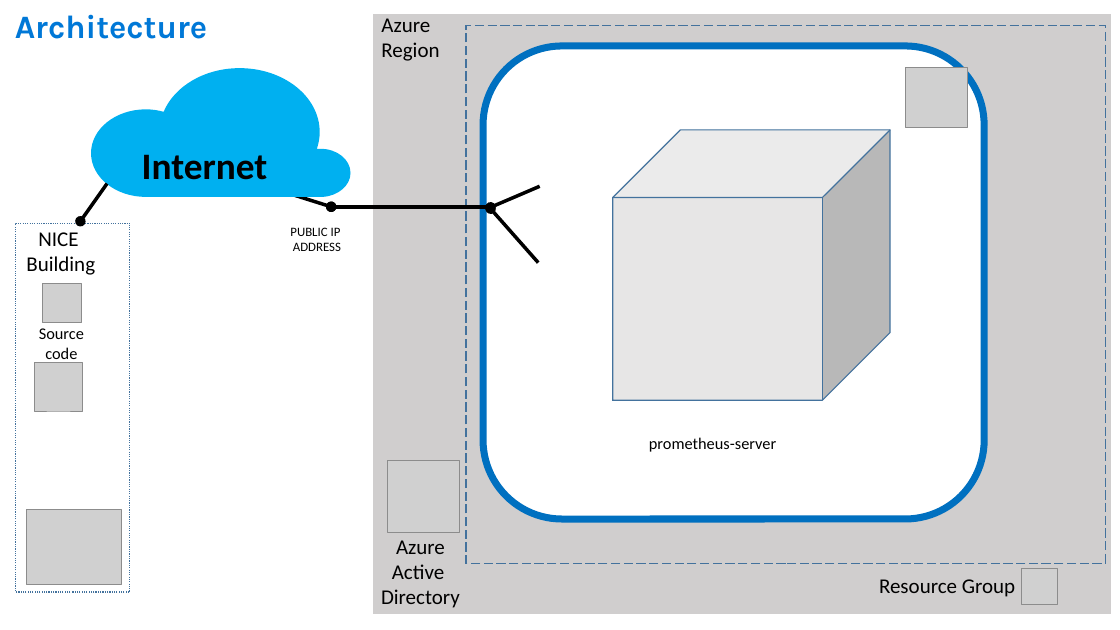
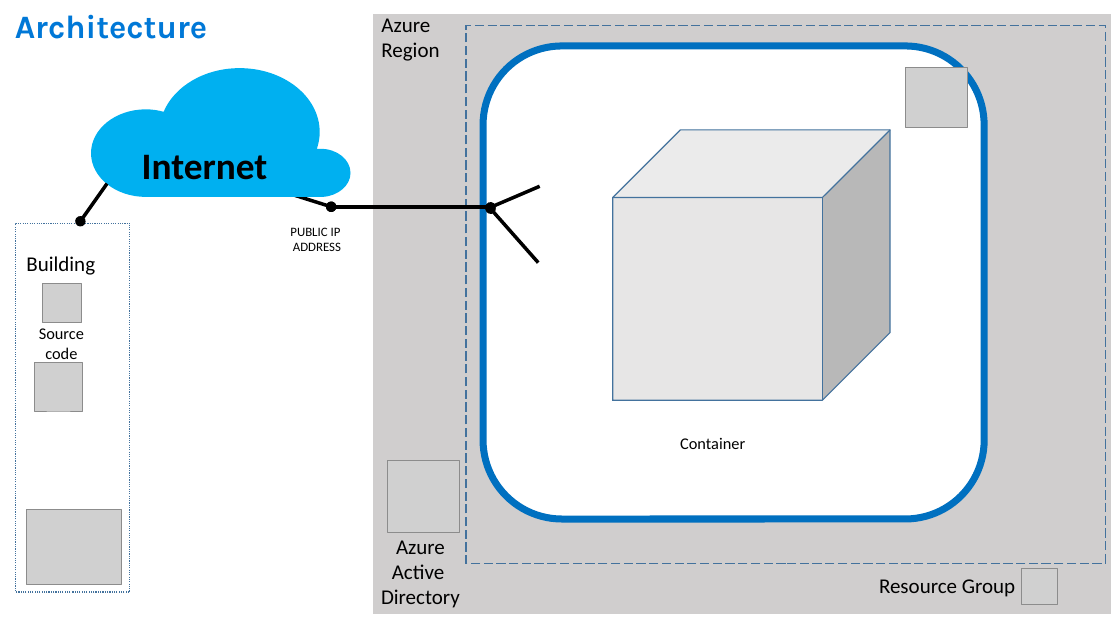
Before and after one commit to flecoqui/av-services, a slide deck: slide 17 of docs/img/ppt-schemas.pptx (slide 11 before the commit). Drawn at 1120x630 pixels with LibreOffice and Linux fonts; fonts in the diff are those of the drawing; grey boxes stand for pictures. Boxes give left, top, right and bottom in pixels: in the first picture for what was removed or moved away, otherwise in the second. Text is boxed around its words. In the diff, an @@ line names an element or a change of style, - is before the commit and + after.

```diff
--- a/docs/img/ppt-schemas.pptx
+++ b/docs/img/ppt-schemas.pptx
@@ text at (26,256,95,275): text changed @@
-NICE
-Building
+Building
@@ text at (680,438,745,449): text changed @@
-prometheus-server
+Container
```
Also in this commit, not shown: 7 other slides changed, 8 slides added, 2 slides removed, 14 other files.
